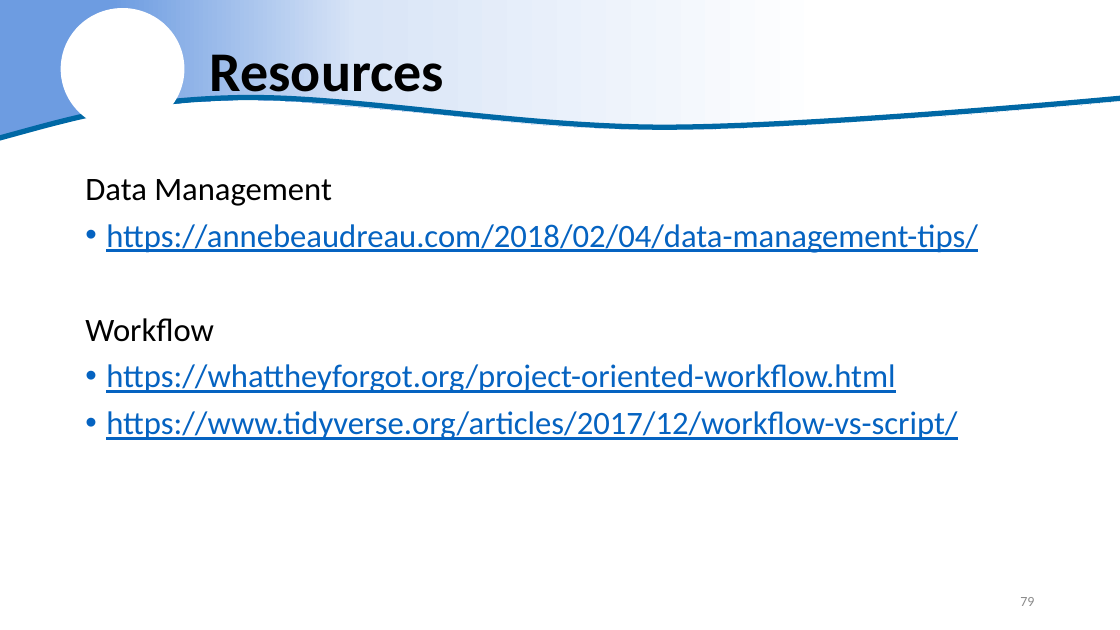
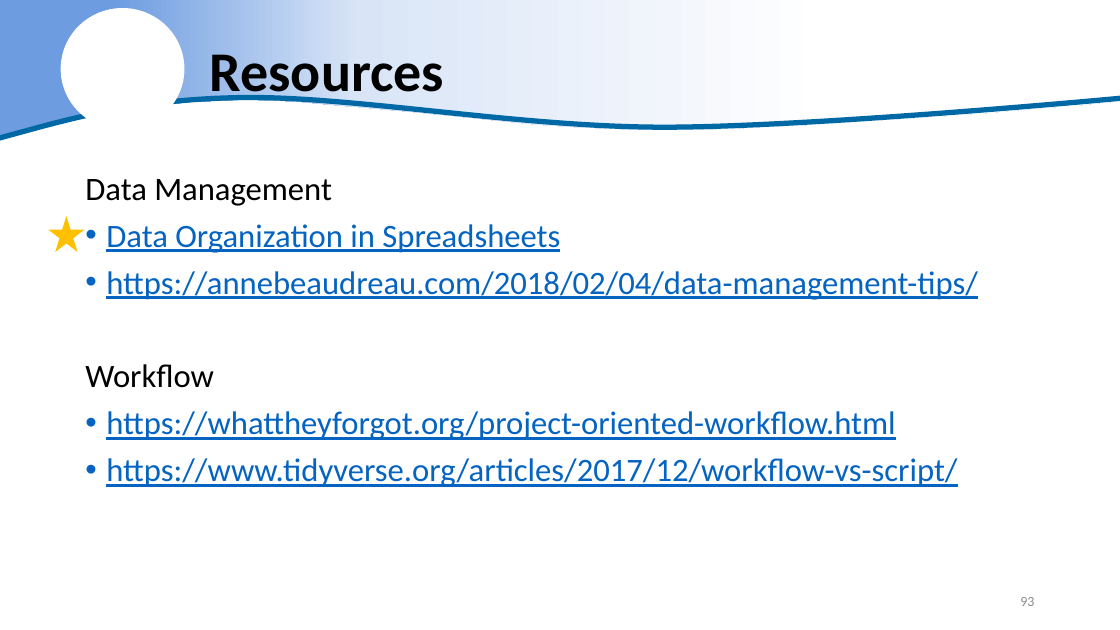
Before and after one commit to justinpriest/R_Intro_ADFG, a slide deck: slide 93 of The Basics of R.pptx (slide 79 before the commit). Drawn at 1120x630 pixels with LibreOffice and Linux fonts; fonts in the diff are those of the drawing; background and template pictures are left out. Boxes give left, top, right and bottom in pixels: in the first picture for what was removed or moved away, otherwise in the second. Text is boxed around its words. In the diff, an @@ line names an element or a change of style, - is before the commit and + after.

```diff
--- a/The Basics of R.pptx
+++ b/The Basics of R.pptx
@@ star added at (49, 216, 85, 252), fill #FFC000 @@
@@ text at (106, 224, 560, 253): paragraph added @@
+• Data Organization in Spreadsheets
@@ page number at (1020, 597, 1034, 606): text changed @@
-79
+93
```
Also in this commit, not shown: 17 other slides changed, 20 slides added, 7 slides removed, 6 other files.
